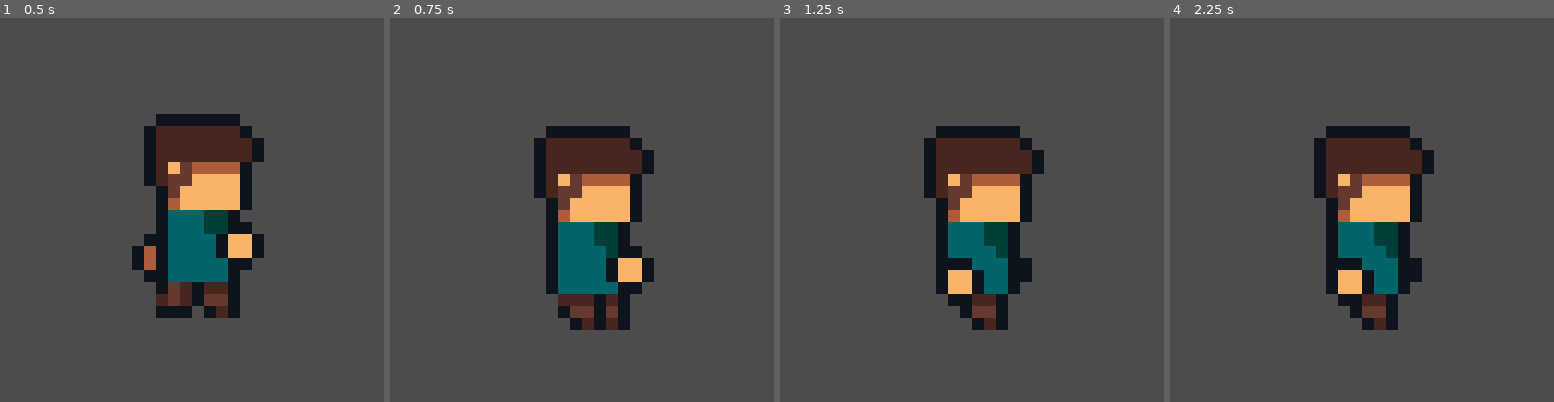
Above: before the commit, frames 1-4 (left to right).
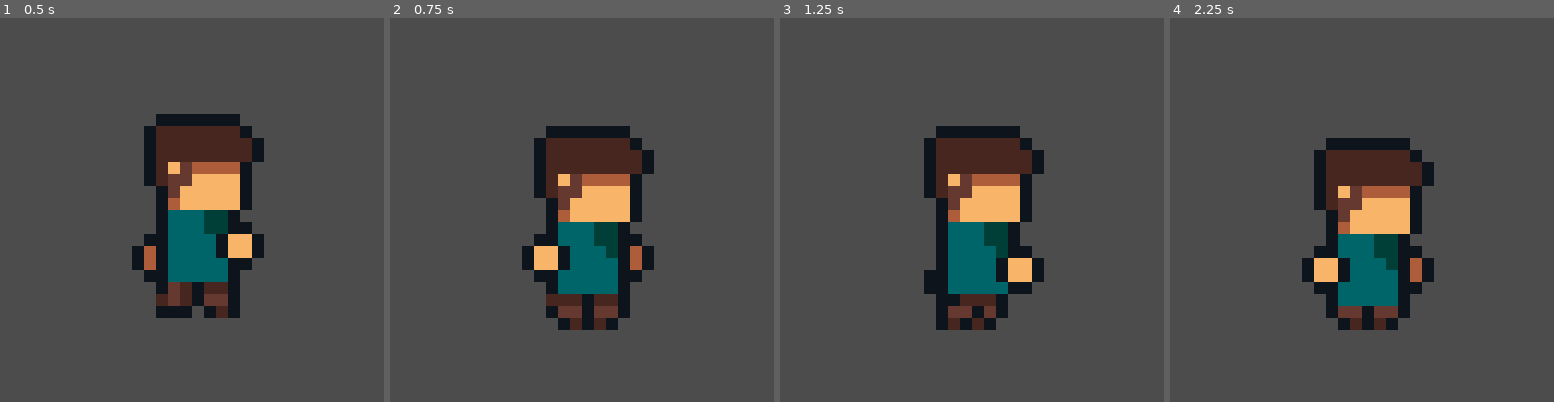
Above: after the commit, the same moments.

Repository: davifoox/character-creator
Game: Godot game, scene res://Main.tscn
The game is run twice, just before and just after one commit, with the same random seed, the same clock (stepped at 60 frames per second) and the same inputs.
Inputs:
- Up to frame 1 (0.5 s): no input
- Up to frame 2 (0.75 s): tap Enter (ui_accept) at 0.5 s; tap 1 (1, bound only after the commit) at 0.6 s
- Up to frame 3 (1.25 s): tap Enter (ui_accept) at 0.77 s; tap 2 (2, bound only after the commit) at 0.8 s
- Up to frame 4 (2.25 s): tap 2 (2, bound only after the commit) at 1.35 s; tap Enter (ui_accept) at 1.52 s; tap 1 (1, bound only after the commit) at 1.55, 2.1 s

Frame 1 is identical in both runs. In frame 2, 3.3% of the frame differs, in the area x 34-69%, y 56-82%; in frame 3, 3.1%; in frame 4, 7.8%, in the area x 34-69%, y 28-82%.

Commit message:
add - number keys changing anims

Diff:
--- a/Character.gd
+++ b/Character.gd
@@ -1 +1,9 @@
 extends Node2D
+
+onready var animation_player = $AnimationPlayer
+
+func _process(delta):
+	if Input.is_action_just_pressed("1"):
+		animation_player.play("Idle")
+	elif Input.is_action_just_pressed("2"):
+		animation_player.play("Run")
--- a/project.godot
+++ b/project.godot
@@ -61,6 +61,54 @@
 "svg/scale": 1.0
 }
 
+[input]
+
+1={
+"deadzone": 0.5,
+"events": [ Object(InputEventKey,"resource_local_to_scene":false,"resource_name":"","device":0,"alt":false,"shift":false,"control":false,"meta":false,"command":false,"pressed":false,"scancode":0,"physical_scancode":49,"unicode":0,"echo":false,"script":null)
+ ]
+}
+2={
+"deadzone": 0.5,
+"events": [ Object(InputEventKey,"resource_local_to_scene":false,"resource_name":"","device":0,"alt":false,"shift":false,"control":false,"meta":false,"command":false,"pressed":false,"scancode":0,"physical_scancode":50,"unicode":0,"echo":false,"script":null)
+ ]
+}
+3={
+"deadzone": 0.5,
+"events": [ Object(InputEventKey,"resource_local_to_scene":false,"resource_name":"","device":0,"alt":false,"shift":false,"control":false,"meta":false,"command":false,"pressed":false,"scancode":0,"physical_scancode":51,"unicode":0,"echo":false,"script":null)
+ ]
+}
+4={
+"deadzone": 0.5,
+"events": [ Object(InputEventKey,"resource_local_to_scene":false,"resource_name":"","device":0,"alt":false,"shift":false,"control":false,"meta":false,"command":false,"pressed":false,"scancode":0,"physical_scancode":52,"unicode":0,"echo":false,"script":null)
+ ]
+}
+5={
+"deadzone": 0.5,
+"events": [ Object(InputEventKey,"resource_local_to_scene":false,"resource_name":"","device":0,"alt":false,"shift":false,"control":false,"meta":false,"command":false,"pressed":false,"scancode":0,"physical_scancode":53,"unicode":0,"echo":false,"script":null)
+ ]
+}
+6={
+"deadzone": 0.5,
+"events": [ Object(InputEventKey,"resource_local_to_scene":false,"resource_name":"","device":0,"alt":false,"shift":false,"control":false,"meta":false,"command":false,"pressed":false,"scancode":0,"physical_scancode":54,"unicode":0,"echo":false,"script":null)
+ ]
+}
+7={
+"deadzone": 0.5,
+"events": [ Object(InputEventKey,"resource_local_to_scene":false,"resource_name":"","device":0,"alt":false,"shift":false,"control":false,"meta":false,"command":false,"pressed":false,"scancode":0,"physical_scancode":55,"unicode":0,"echo":false,"script":null)
+ ]
+}
+8={
+"deadzone": 0.5,
+"events": [ Object(InputEventKey,"resource_local_to_scene":false,"resource_name":"","device":0,"alt":false,"shift":false,"control":false,"meta":false,"command":false,"pressed":false,"scancode":0,"physical_scancode":56,"unicode":0,"echo":false,"script":null)
+ ]
+}
+9={
+"deadzone": 0.5,
+"events": [ Object(InputEventKey,"resource_local_to_scene":false,"resource_name":"","device":0,"alt":false,"shift":false,"control":false,"meta":false,"command":false,"pressed":false,"scancode":0,"physical_scancode":57,"unicode":0,"echo":false,"script":null)
+ ]
+}
+
 [physics]
 
 common/enable_pause_aware_picking=true
